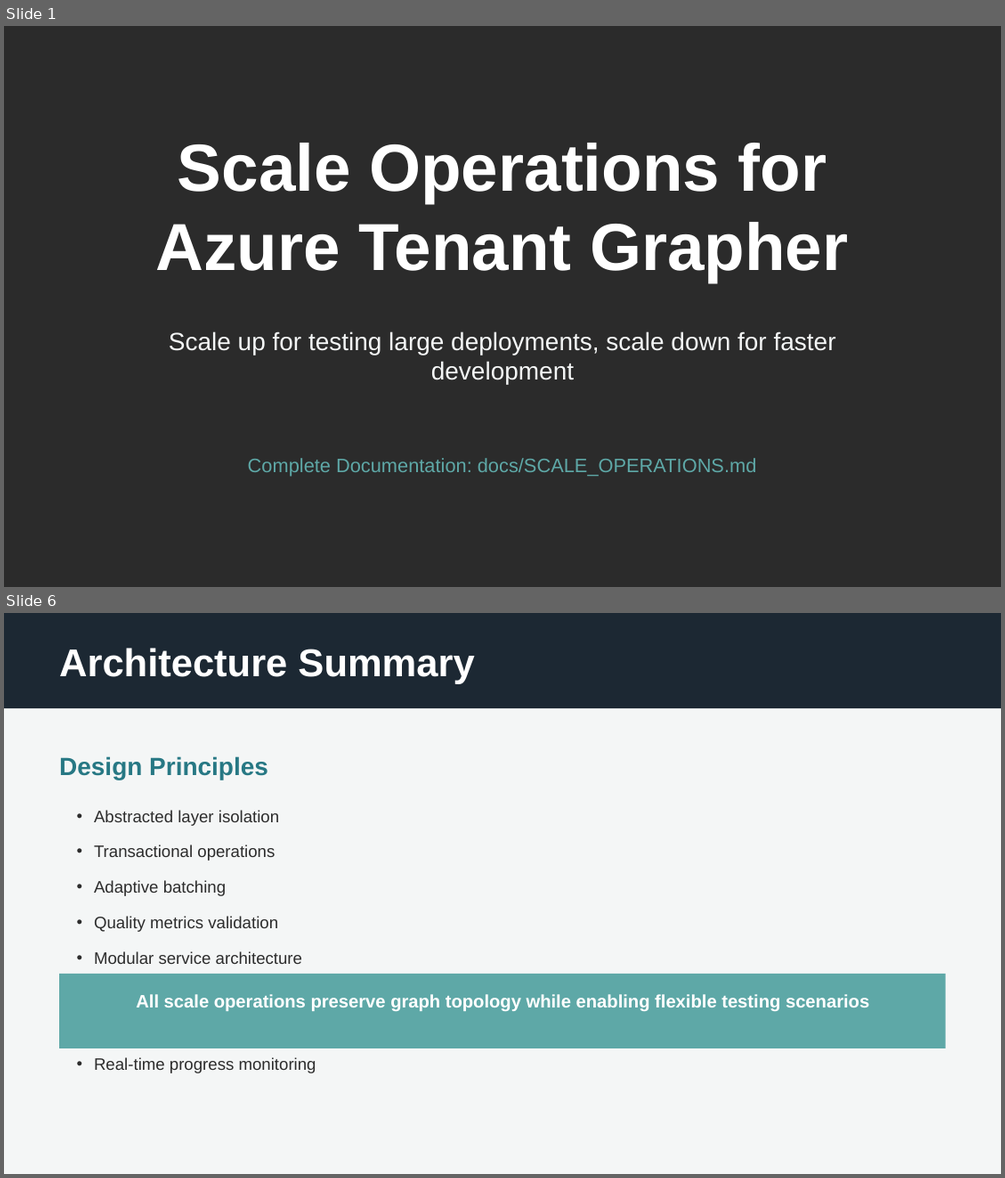
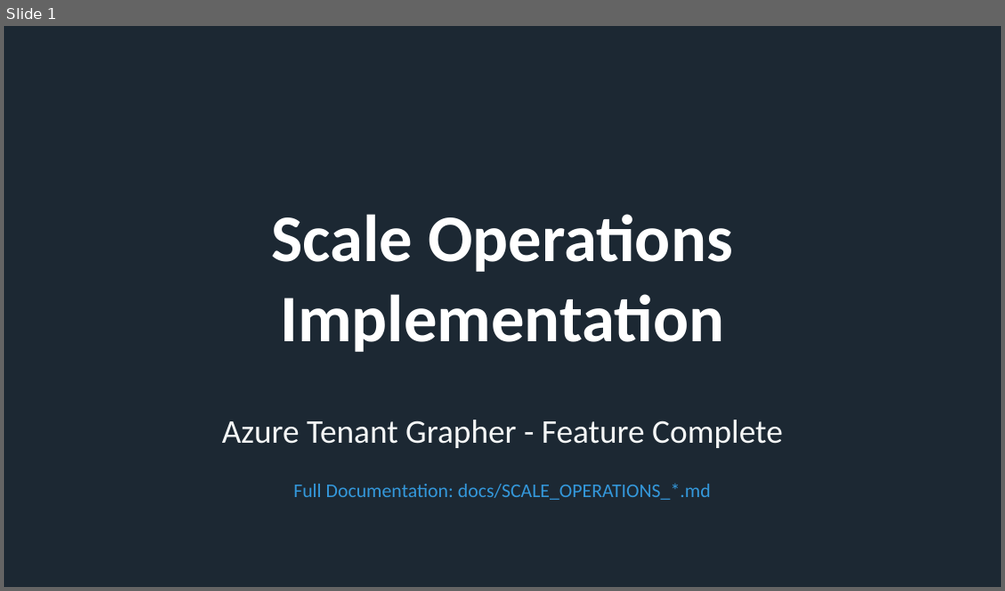
Before and after one commit to rysweet/azure-tenant-grapher, a slide deck: Scale_Operations_Implementation.pptx. Shown one above the other, each under a label of ours: slides 1 and 6 before the commit, slide 1 after it; the slides between them are not shown. The pictures are 1005x1178 and 1005x591 pixels, drawn with LibreOffice and Linux fonts; fonts in the diff are those of the drawing; background and template pictures are left out; a plain dark background stands for a picture behind light text. Boxes give left, top, right and bottom in pixels: in the first picture for what was removed or moved away, otherwise in the second. Text is boxed around its words. In the diff, an @@ line names an element or a change of style, - is before the commit and + after.

```diff
--- a/Scale_Operations_Implementation.pptx
+++ b/Scale_Operations_Implementation.pptx
@@ slide 6 removed at bbox=[4, 613, 1001, 1174], background #F4F6F6 @@
@@ rectangle removed at bbox=[4, 613, 1001, 709] @@
@@ text removed at bbox=[59, 648, 474, 684] @@
-Architecture Summary
@@ text removed at bbox=[59, 756, 268, 779] @@
-Design Principles
@@ text removed at bbox=[94, 810, 316, 1073] @@
-• Abstracted layer isolation
-• Transactional operations
-• Adaptive batching
-• Quality metrics validation
-• Modular service architecture
-• NetworkX integration
-• Synthetic resource tracking
-• Real-time progress monitoring
@@ rectangle removed at bbox=[60, 973, 946, 1048] @@
@@ text removed at bbox=[136, 994, 869, 1012] @@
-All scale operations preserve graph topology while enabling flexible testing scenarios
@@ slide 1 changed as well @@
@@ background picture (left out) to #1C2833 @@
@@ text at bbox=[272, 214, 733, 352]: text changed; font Arial to Calibri @@
-Scale Operations for Azure Tenant Grapher
+Scale Operations
+Implementation
@@ vertical alignment top to middle in 3 elements at bbox=[293, 483, 711, 499], bbox=[272, 214, 733, 352], bbox=[222, 419, 783, 448] @@
@@ text at bbox=[222, 419, 783, 448]: text changed; size 18 to 24 pt; font Arial to Calibri @@
-Scale up for testing large deployments, scale down for faster development
+Azure Tenant Grapher - Feature Complete
@@ text at bbox=[293, 483, 711, 499]: text changed; font Arial to Calibri; text colour #5EA8A7 to #3498DB @@
-Complete Documentation: docs/SCALE_OPERATIONS.md
+Full Documentation: docs/SCALE_OPERATIONS_*.md
```
Also in this commit, not shown: 10 slides added, 9 other slides removed.
